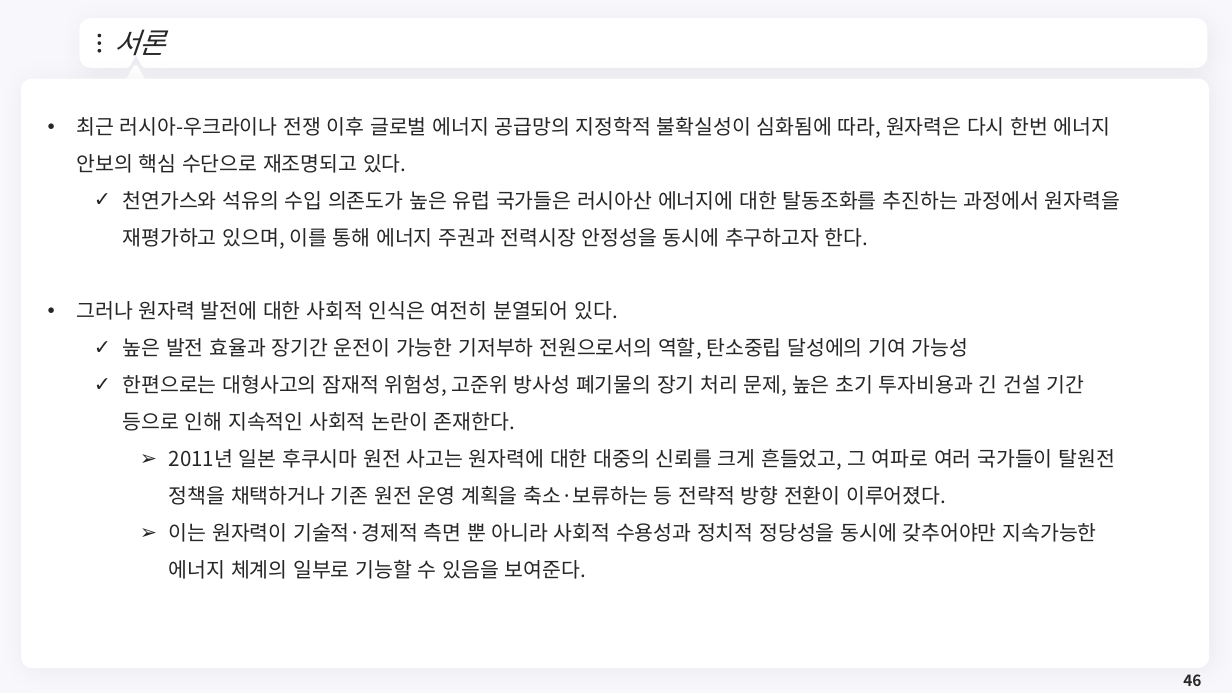
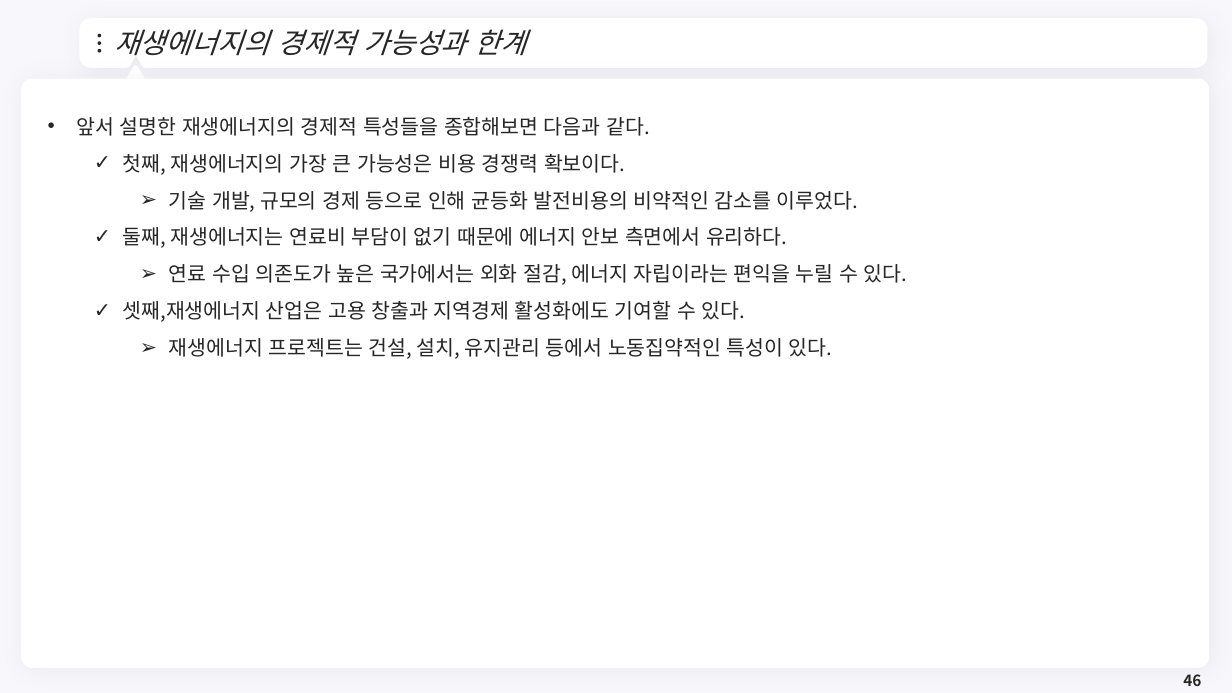
Before and after one commit to meandthey/Teaching, a slide deck: slide 46 of 에너지경제학/자원에너지경제학_Chapter_6 (재생에너지).pptx. Drawn at 1232x693 pixels with LibreOffice and Linux fonts; fonts in the diff are those of the drawing; background and template pictures are left out. Boxes give left, top, right and bottom in pixels: in the first picture for what was removed or moved away, otherwise in the second. Text is boxed around its words. In the diff, an @@ line names an element or a change of style, - is before the commit and + after.

```diff
--- a/에너지경제학/자원에너지경제학_Chapter_6 (재생에너지).pptx
+++ b/에너지경제학/자원에너지경제학_Chapter_6 (재생에너지).pptx
@@ title at [114, 29, 527, 56]: text changed @@
-서론
+재생에너지의 경제적 가능성과 한계
@@ text at [76, 117, 908, 359]: text changed @@
-• 최근 러시아-우크라이나 전쟁 이후 글로벌 에너지 공급망의 지정학적 불확실성이 심화됨에 따라, 원자력은 다시 한번 에너지 안보의 핵심 수단으로 재조명되고 있다.
-  ✓ 천연가스와 석유의 수입 의존도가 높은 유럽 국가들은 러시아산 에너지에 대한 탈동조화를 추진하는 과정에서 원자력을 재평가하고 있으며, 이를 통해 에너지 주권과 전력시장 안정성을 동시에 추구하고자 한다.
-• 그러나 원자력 발전에 대한 사회적 인식은 여전히 분열되어 있다.
-  ✓ 높은 발전 효율과 장기간 운전이 가능한 기저부하 전원으로서의 역할, 탄소중립 달성에의 기여 가능성
-  ✓ 한편으로는 대형사고의 잠재적 위험성, 고준위 방사성 폐기물의 장기 처리 문제, 높은 초기 투자비용과 긴 건설 기간 등으로 인해 지속적인 사회적 논란이 존재한다.
-    ➢ 2011년 일본 후쿠시마 원전 사고는 원자력에 대한 대중의 신뢰를 크게 흔들었고, 그 여파로 여러 국가들이 탈원전 정책을 채택하거나 기존 원전 운영 계획을 축소·보류하는 등 전략적 방향 전환이 이루어졌다.
-    ➢ 이는 원자력이 기술적·경제적 측면 뿐 아니라 사회적 수용성과 정치적 정당성을 동시에 갖추어야만 지속가능한 에너지 체계의 일부로 기능할 수 있음을 보여준다.
+• 앞서 설명한 재생에너지의 경제적 특성들을 종합해보면 다음과 같다.
+  ✓ 첫째, 재생에너지의 가장 큰 가능성은 비용 경쟁력 확보이다.
+    ➢ 기술 개발, 규모의 경제 등으로 인해 균등화 발전비용의 비약적인 감소를 이루었다.
+  ✓ 둘째, 재생에너지는 연료비 부담이 없기 때문에 에너지 안보 측면에서 유리하다.
+    ➢ 연료 수입 의존도가 높은 국가에서는 외화 절감, 에너지 자립이라는 편익을 누릴 수 있다.
+  ✓ 셋째,재생에너지 산업은 고용 창출과 지역경제 활성화에도 기여할 수 있다.
+    ➢ 재생에너지 프로젝트는 건설, 설치, 유지관리 등에서 노동집약적인 특성이 있다.
```
Also in this commit, not shown: 3 other slides changed, 41 slides removed, 1 other file.
